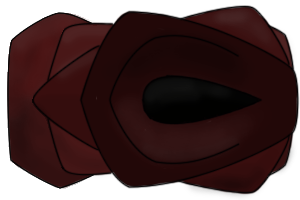
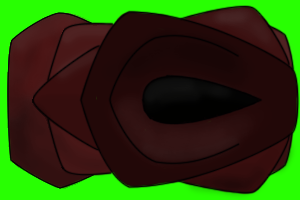
Layered file, before and after one edit (w=300, h=200). Changes by layer:
showed "Background", painted on it over (0, 0, 300, 200)
